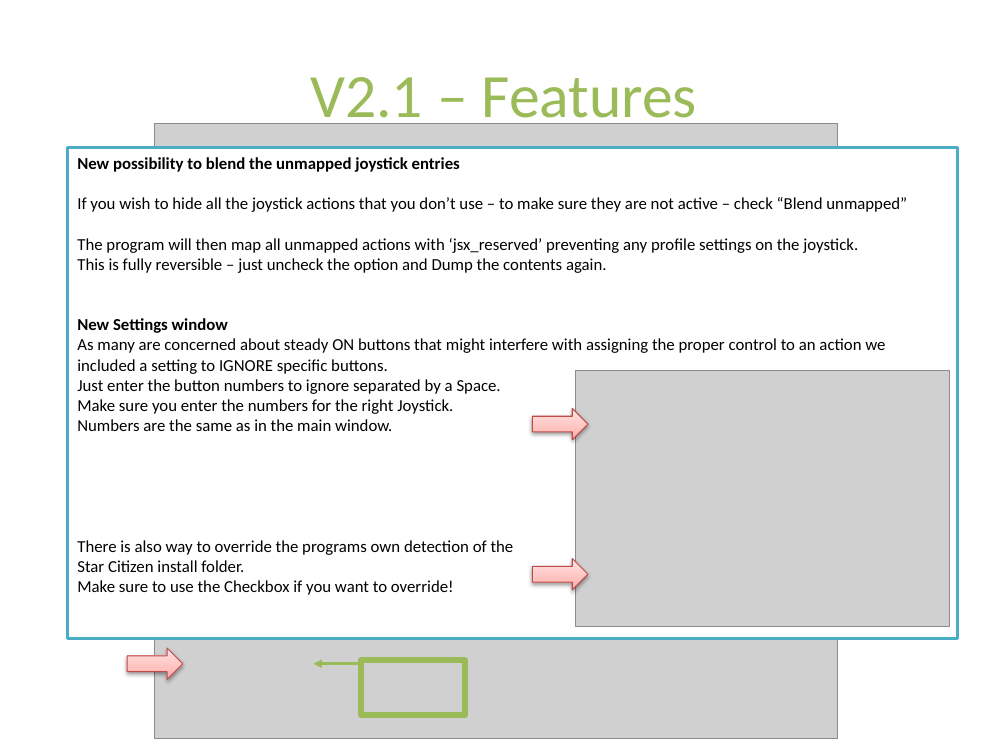
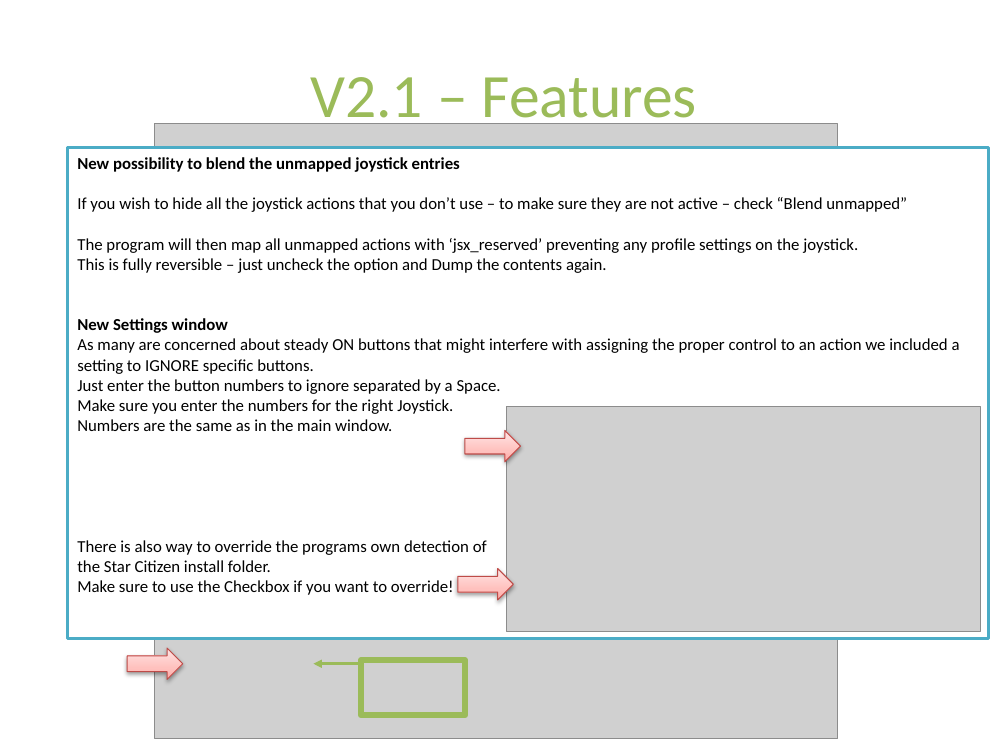
Before and after one commit to SCToolsfactory/SCJMapper-V2, a slide deck: slide 15 of doc/SCJMapper_QGuide.pptx (slide 14 before the commit). Drawn at 1008x756 pixels with LibreOffice and Linux fonts; fonts in the diff are those of the drawing; grey boxes stand for pictures. Boxes give left, top, right and bottom in pixels: in the first picture for what was removed or moved away, otherwise in the second. Text is boxed around its words. In the diff, an @@ line names an element or a change of style, - is before the commit and + after.

```diff
--- a/doc/SCJMapper_QGuide.pptx
+++ b/doc/SCJMapper_QGuide.pptx
@@ rectangle "New possibility to blend the ..." resized from (x1=68, y1=148, x2=958, y2=639) to (x1=68, y1=148, x2=988, y2=639) @@
@@ picture resized from (x1=576, y1=371, x2=950, y2=626) to (x1=506, y1=406, x2=981, y2=631) @@
@@ right arrow moved from (x1=532, y1=408, x2=588, y2=439) to (x1=465, y1=430, x2=520, y2=462) @@
@@ text in rectangle at (x1=77, y1=540, x2=487, y2=572): text changed @@
-There is also way to override the programs own detection of the
-Star Citizen install folder.
+There is also way to override the programs own detection of
+the Star Citizen install folder.
@@ right arrow moved from (x1=532, y1=558, x2=588, y2=590) to (x1=458, y1=569, x2=513, y2=600) @@
```
Also in this commit, not shown: 2 other slides changed, 2 slides added, 1 other file.
